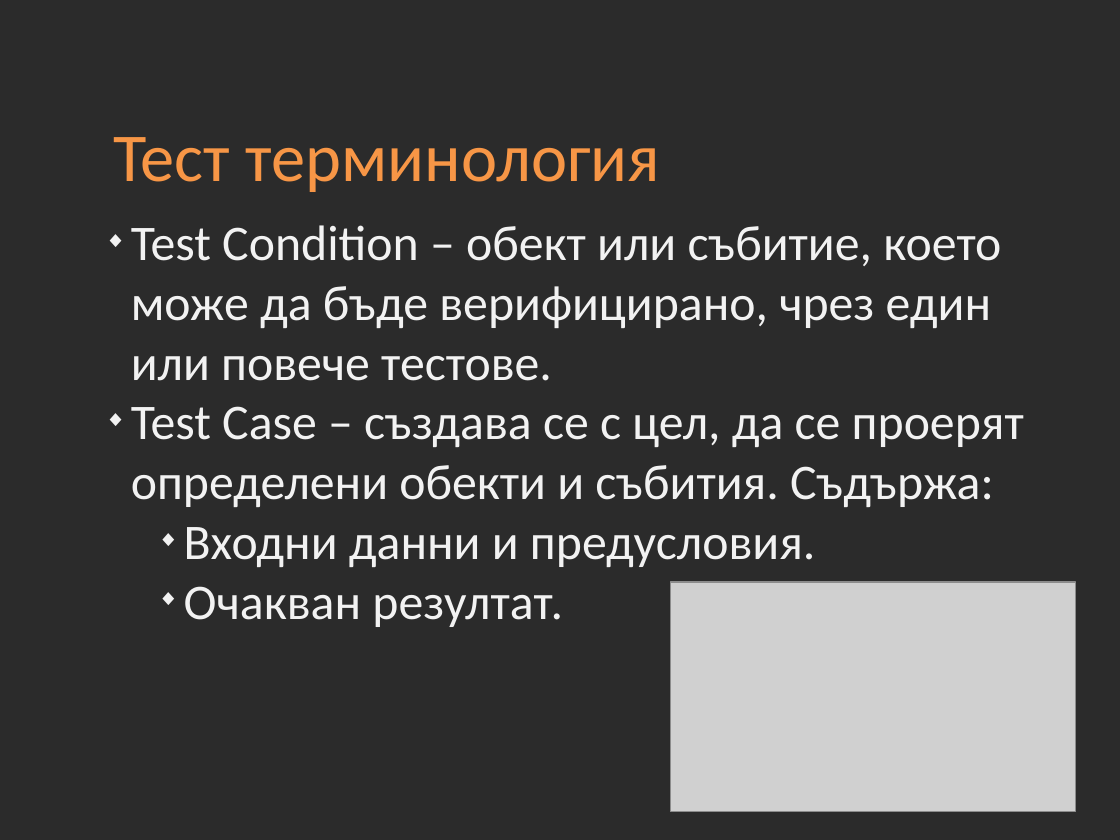
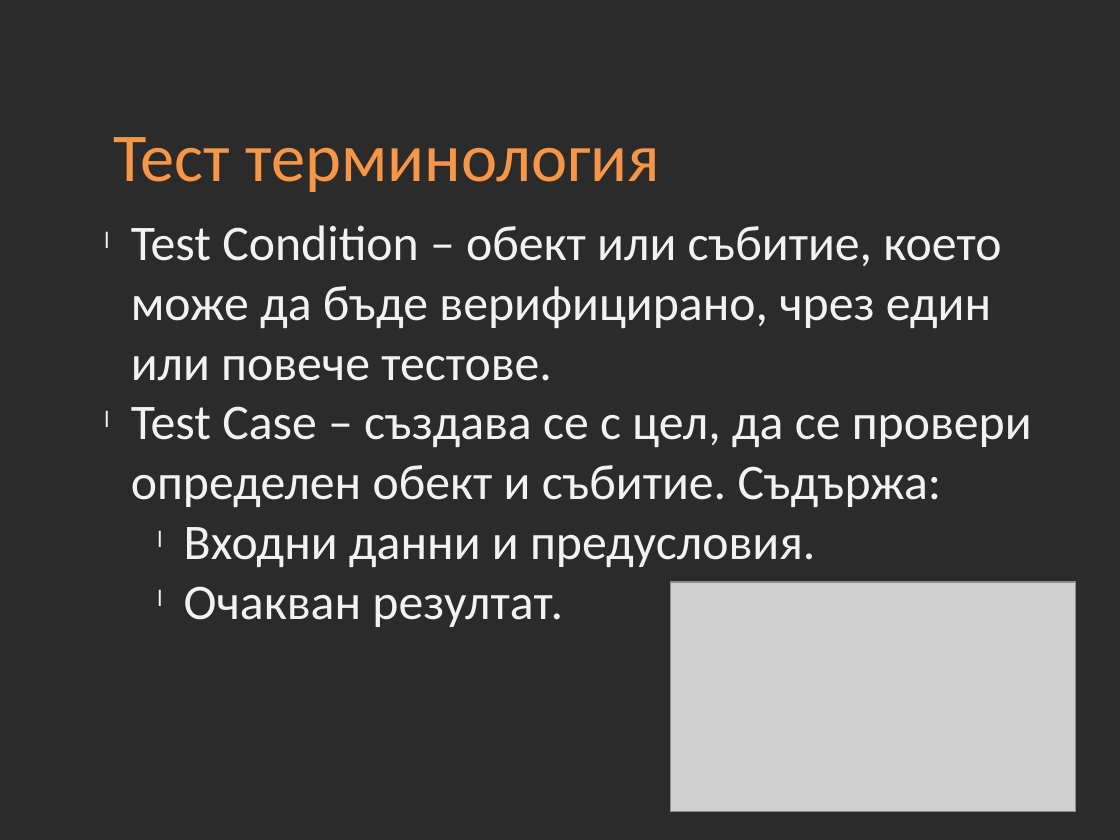
Before and after one commit to Academy-Soft-Intellect/Qality-Assurance-Course, a slide deck: slide 2 of 10_testing_techniques.pptx. Drawn at 1120x840 pixels with LibreOffice and Linux fonts; fonts in the diff are those of the drawing; grey boxes stand for pictures; background and template pictures are left out; a plain dark background stands for a picture behind light text. Boxes give left, top, right and bottom in pixels: in the first picture for what was removed or moved away, otherwise in the second. Text is boxed around its words. In the diff, an @@ line names an element or a change of style, - is before the commit and + after.

```diff
--- a/10_testing_techniques.pptx
+++ b/10_testing_techniques.pptx
@@ text at [131,225,1001,627]: bullet ◆ to l @@
@@ text at [131,406,1032,507]: text changed @@
-◆ Test Case – създава се с цел, да се проерят определени обекти и събития. Съдържа:
+l Test Case – създава се с цел, да се провери определен обект и събитие. Съдържа:
```
Also in this commit, not shown: 18 other slides changed.
